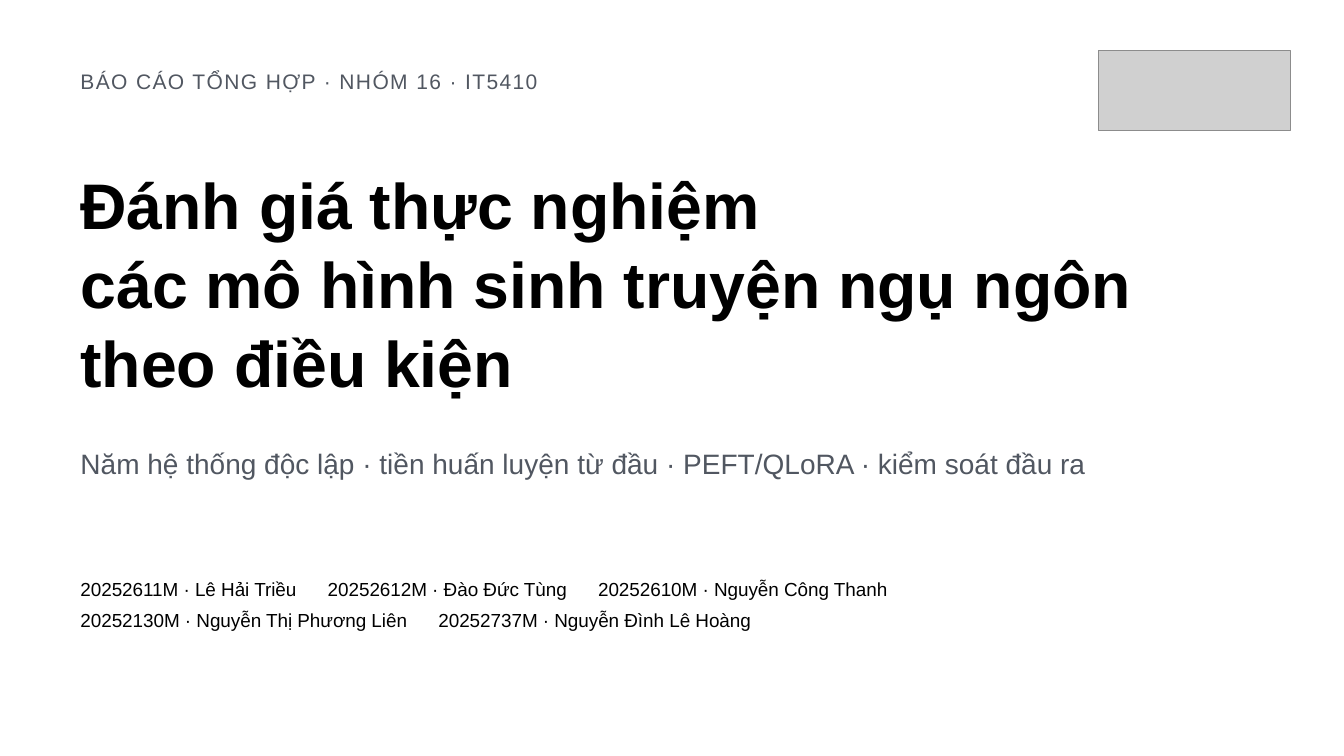
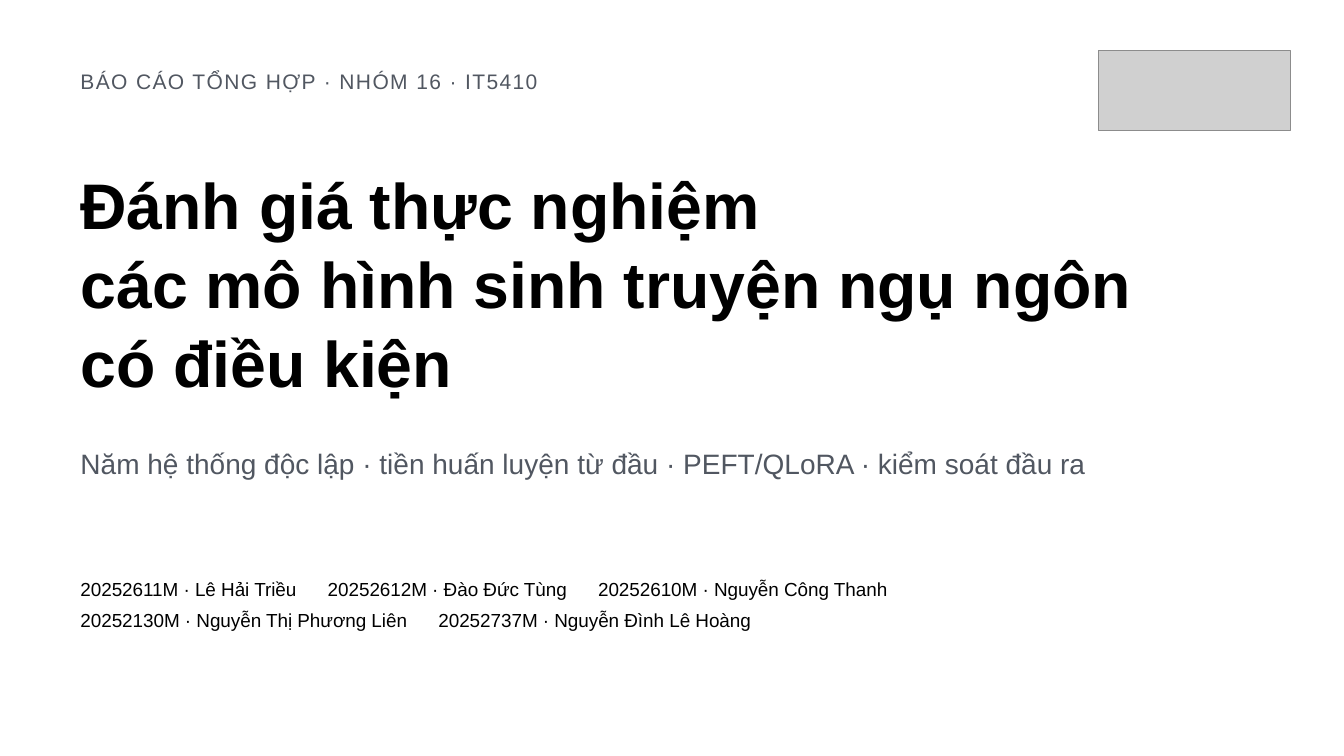
Before and after one commit to tungd/tinystory-vn, a slide deck: slide 1 of output/presentation/tinystory-vn-summary.pptx. Drawn at 1344x756 pixels with LibreOffice and Linux fonts; fonts in the diff are those of the drawing; grey boxes stand for pictures. Boxes give left, top, right and bottom in pixels: in the first picture for what was removed or moved away, otherwise in the second. Text is boxed around its words. In the diff, an @@ line names an element or a change of style, - is before the commit and + after.

```diff
--- a/output/presentation/tinystory-vn-summary.pptx
+++ b/output/presentation/tinystory-vn-summary.pptx
@@ text at (80,260,1131,399): text changed @@
-các mô hình sinh truyện ngụ ngôn theo điều kiện
+các mô hình sinh truyện ngụ ngôn có điều kiện
```
Also in this commit, not shown: 16 other slides changed, 4 other files.
